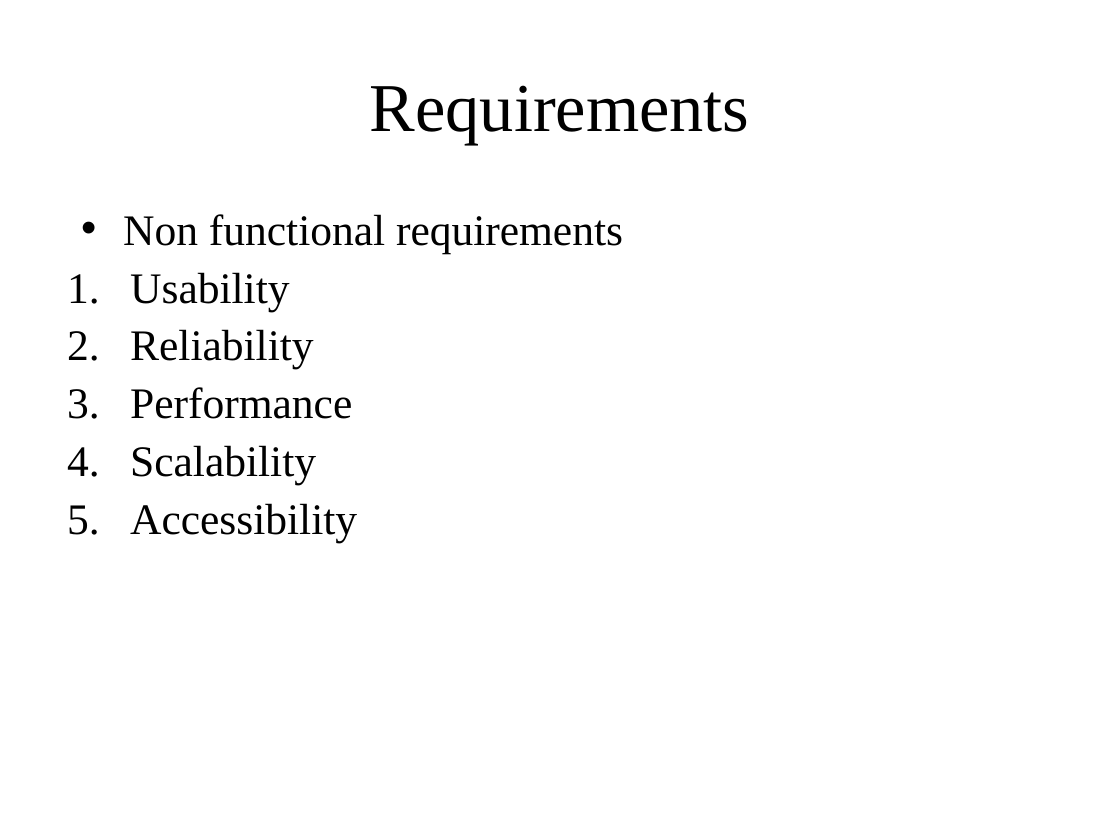
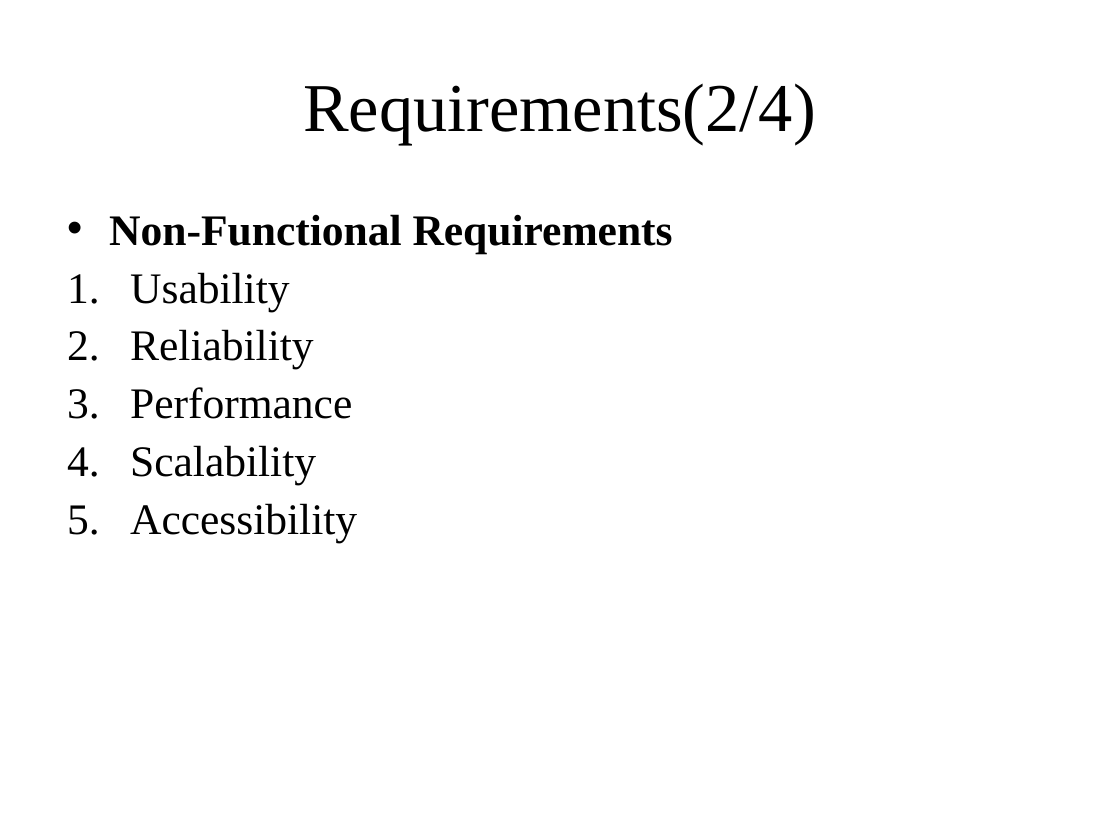
Before and after one commit to usama1123456789/AIEYEGUIDE_FYP1, a slide deck: slide 13 of 07.1 - FYP Presentation_SDP1 (2).pptx (slide 14 before the commit). Drawn at 1120x840 pixels with LibreOffice and Linux fonts; fonts in the diff are those of the drawing; background and template pictures are left out. Boxes give left, top, right and bottom in pixels: in the first picture for what was removed or moved away, otherwise in the second. Text is boxed around its words. In the diff, an @@ line names an element or a change of style, - is before the commit and + after.

```diff
--- a/07.1 - FYP Presentation_SDP1 (2).pptx
+++ b/07.1 - FYP Presentation_SDP1 (2).pptx
@@ title at bbox=[303, 83, 816, 144]: text changed @@
-Requirements
+Requirements(2/4)
@@ text at bbox=[109, 214, 673, 253]: text changed; bold on @@
-• Non functional requirements
+• Non-Functional Requirements
```
Also in this commit, not shown: 3 other slides changed, 10 slides added, 17 slides removed.
